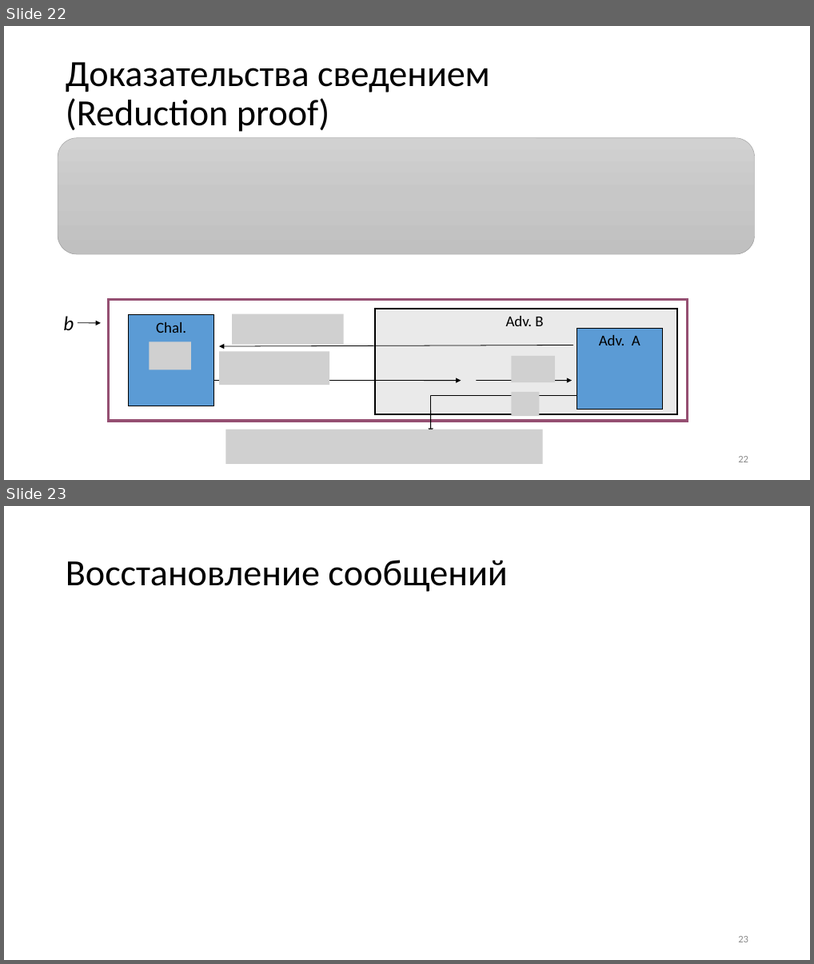
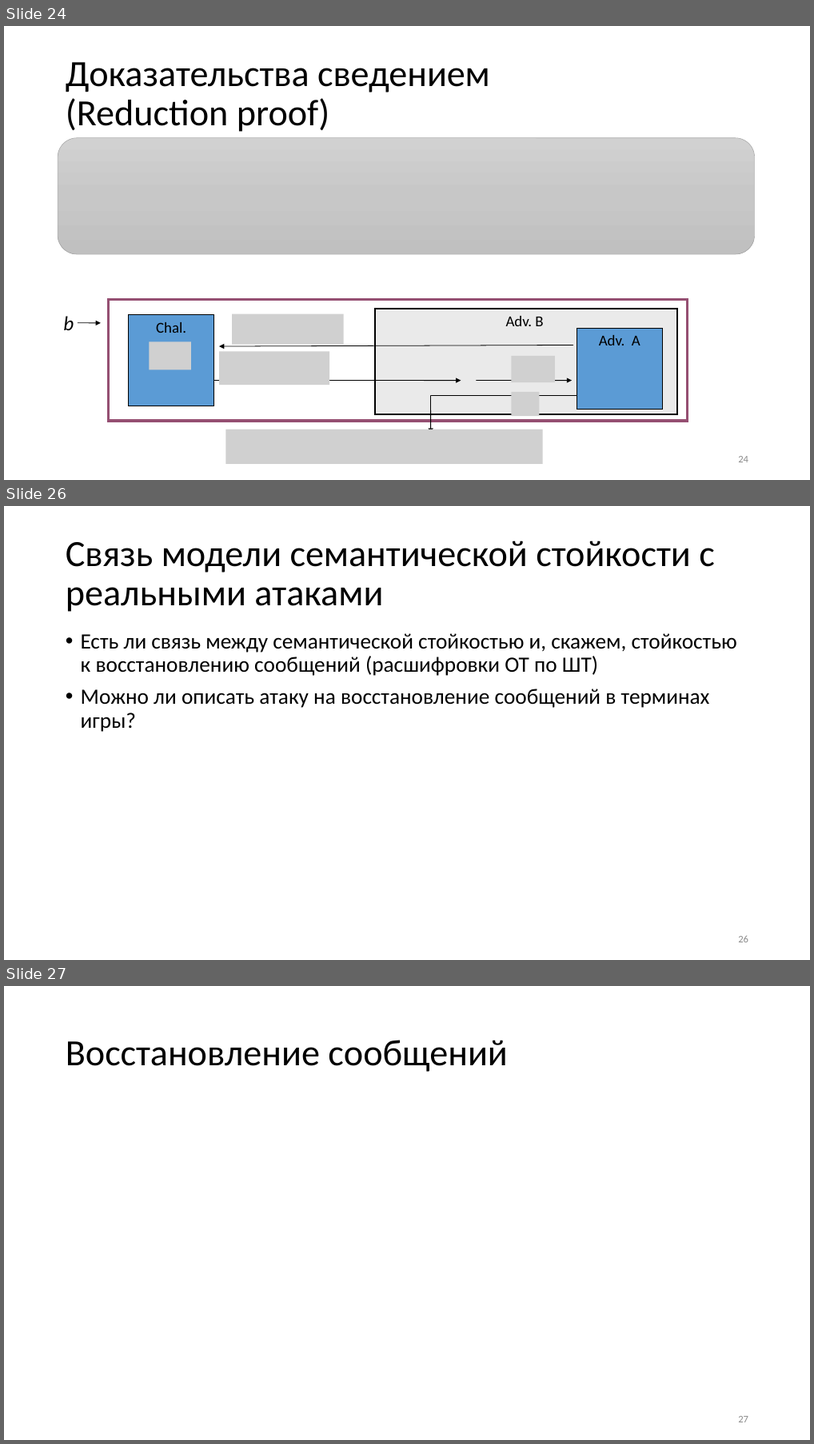
Before and after one commit to CryptoCourse/CryptoLectures, a slide deck: Lectures/Lecture1-b.pptx. Shown one above the other, each under a label of ours: slides 22 and 23 before the commit, slides 24, 26 and 27 after it; the slides between them are not shown. The pictures are 814x964 and 814x1444 pixels, drawn with LibreOffice and Linux fonts; fonts in the diff are those of the drawing; grey boxes stand for pictures. Boxes give left, top, right and bottom in pixels: in the first picture for what was removed or moved away, otherwise in the second. Text is boxed around its words. In the diff, an @@ line names an element or a change of style, - is before the commit and + after.

```diff
--- a/Lectures/Lecture1-b.pptx
+++ b/Lectures/Lecture1-b.pptx
@@ slide 26 added at (4, 506, 810, 960), background #FFFFFF @@
@@ title added at (66, 540, 714, 612), 44 pt, text #000000 @@
+Связь модели семантической стойкости с реальными атаками
@@ text added at (81, 633, 738, 732), 26 pt, text #000000 @@
+• Есть ли связь между семантической стойкостью и, скажем, стойкостью к восстановлению сообщений (расшифровки ОТ по ШТ)
+• Можно ли описать атаку на восстановление сообщений в терминах игры?
@@ page number added at (738, 935, 749, 942), 12 pt, text #8C8C8C @@
+26
@@ what was slide 22 is now slide 24 @@
@@ page number at (738, 456, 749, 462): text changed @@
-22
+24
@@ what was slide 23 is now slide 27 @@
@@ page number at (738, 1416, 749, 1422): text changed @@
-23
+27
```
Also in this commit, not shown: 3 slides changed, 4 other slides added, 3 other files.
